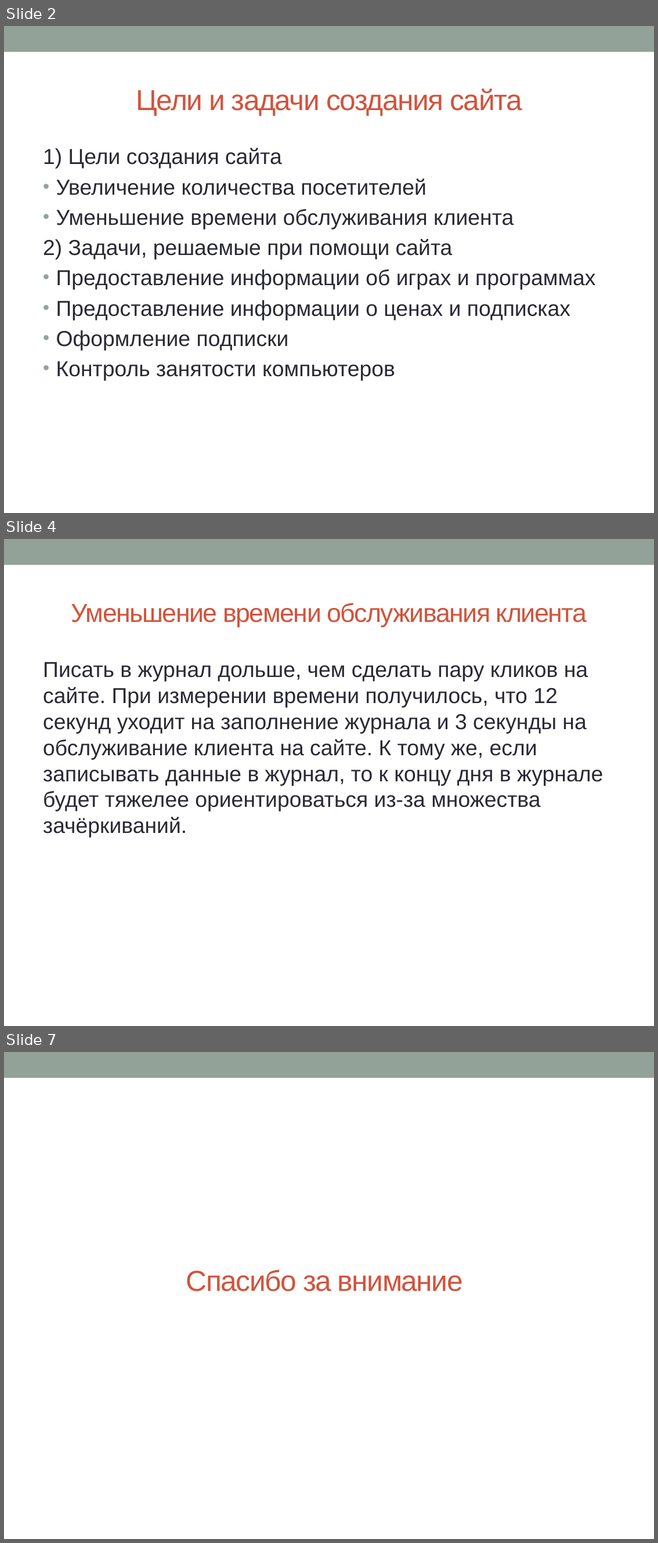
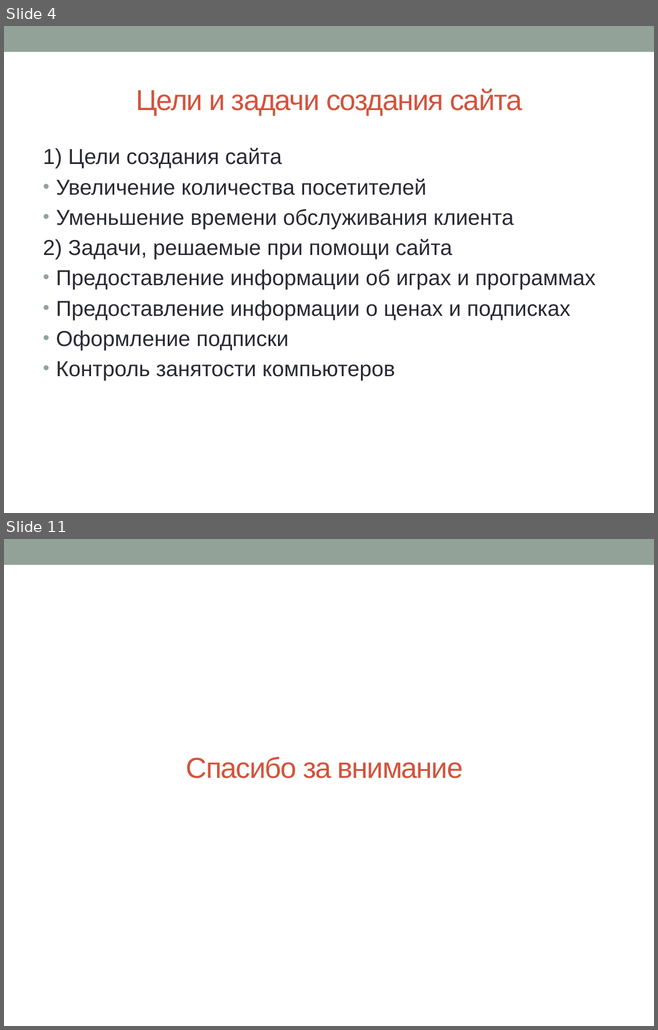
Before and after one commit to sergienkoaleksandr/-, a slide deck: Документы/Презентация.pptx. Shown one above the other, each under a label of ours: slides 2, 4 and 7 before the commit, slides 4 and 11 after it; the slides between them are not shown. The pictures are 658x1543 and 658x1030 pixels, drawn with LibreOffice and Linux fonts; fonts in the diff are those of the drawing. Boxes give left, top, right and bottom in pixels: in the first picture for what was removed or moved away, otherwise in the second. Text is boxed around its words. In the diff, an @@ line names an element or a change of style, - is before the commit and + after.

```diff
--- a/Документы/Презентация.pptx
+++ b/Документы/Презентация.pptx
@@ slide 4 removed at [4,539,654,1026], background #FFFFFF; not listed: 1 template element that a slide beside it also shows @@
@@ title removed at [71,603,587,627] @@
-Уменьшение времени обслуживания клиента
@@ text removed at [43,662,603,838] @@
-Писать в журнал дольше, чем сделать пару кликов на сайте. При измерении времени получилось, что 12 секунд уходит на заполнение журнала и 3 секунды на обслуживание клиента на сайте. К тому же, если записывать данные в журнал, то к концу дня в журнале будет тяжелее ориентироваться из-за множества зачёркиваний.
@@ what was slide 2 is now slide 4 @@
@@ what was slide 7 is now slide 11 @@
```
Also in this commit, not shown: 8 slides added, 3 other slides removed.
